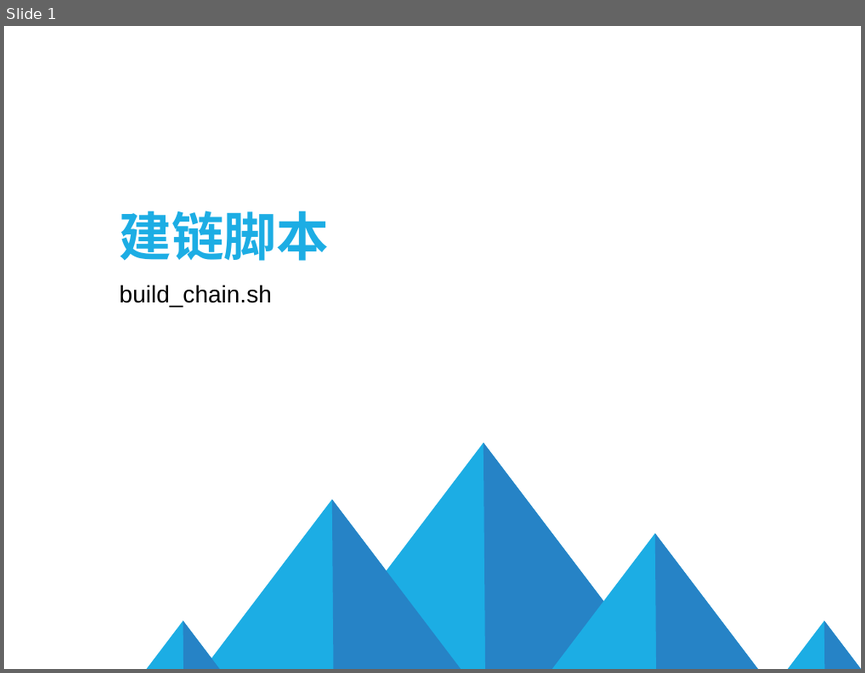
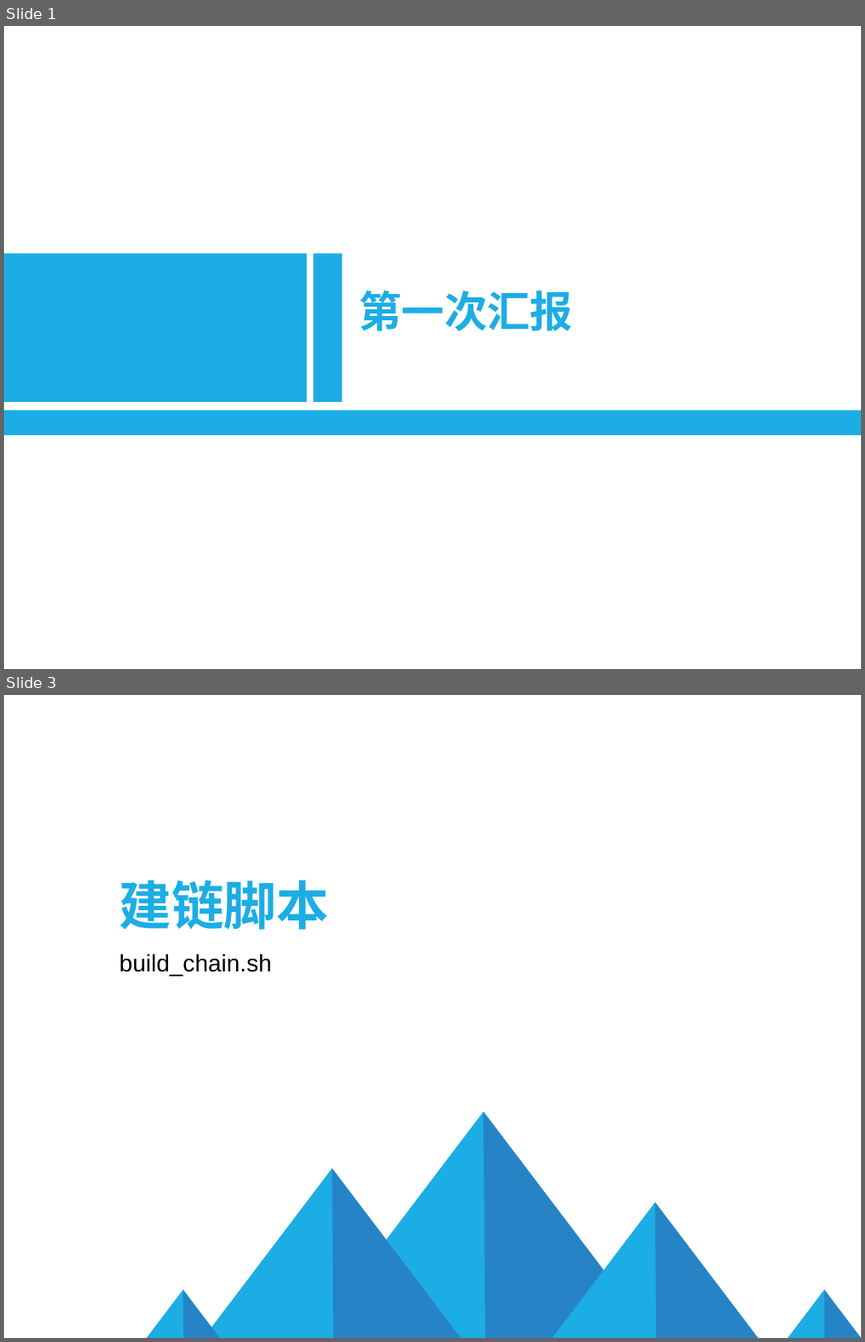
Before and after one commit to qukuailianniubi/Homework, a slide deck: DAY1/build_chain.sh文件的理解.ppt. Shown one above the other, each under a label of ours: slide 1 before the commit, slides 1 and 3 after it; the slides between them are not shown. The pictures are 865x673 and 865x1342 pixels, drawn with LibreOffice and Linux fonts; fonts in the diff are those of the drawing; background and template pictures are left out. Boxes give left, top, right and bottom in pixels: in the first picture for what was removed or moved away, otherwise in the second. Text is boxed around its words. In the diff, an @@ line names an element or a change of style, - is before the commit and + after.

```diff
--- a/DAY1/build_chain.sh文件的理解.ppt
+++ b/DAY1/build_chain.sh文件的理解.ppt
@@ slide 1 added at (4, 26, 861, 669), background picture (left out) @@
@@ rectangle added at (4, 253, 307, 402), fill #1CADE4 @@
@@ rectangle added at (313, 253, 342, 402), fill #1CADE4 @@
@@ title added at (358, 290, 573, 331), 36 pt, text #1CADE4, bold @@
+第一次汇报
@@ rectangle added at (4, 410, 861, 435), fill #1CADE4 @@
@@ what was slide 1 is now slide 3 @@
```
Also in this commit, not shown: 3 slides changed, 2 other slides added, 1 other file.
